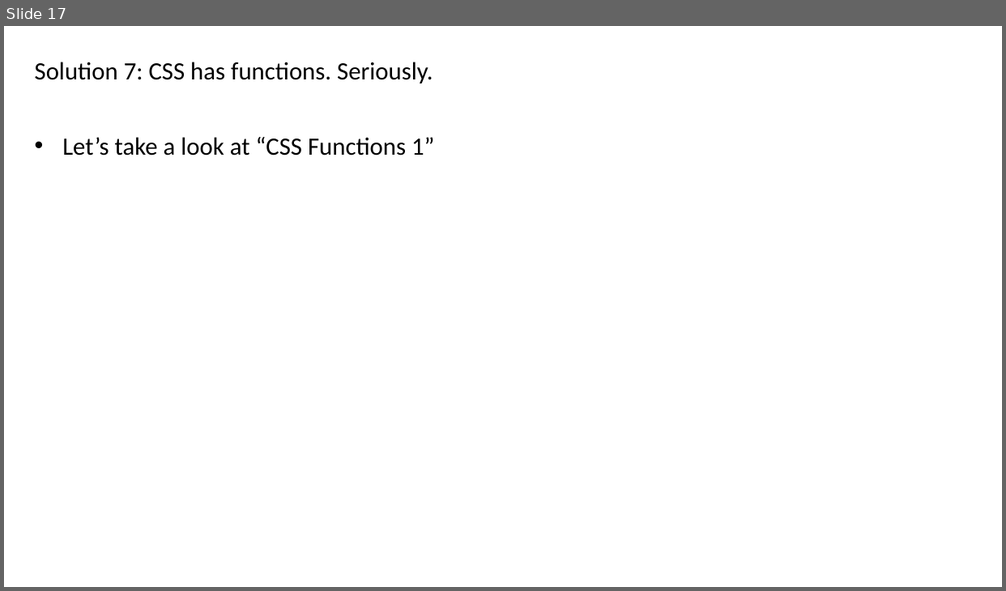
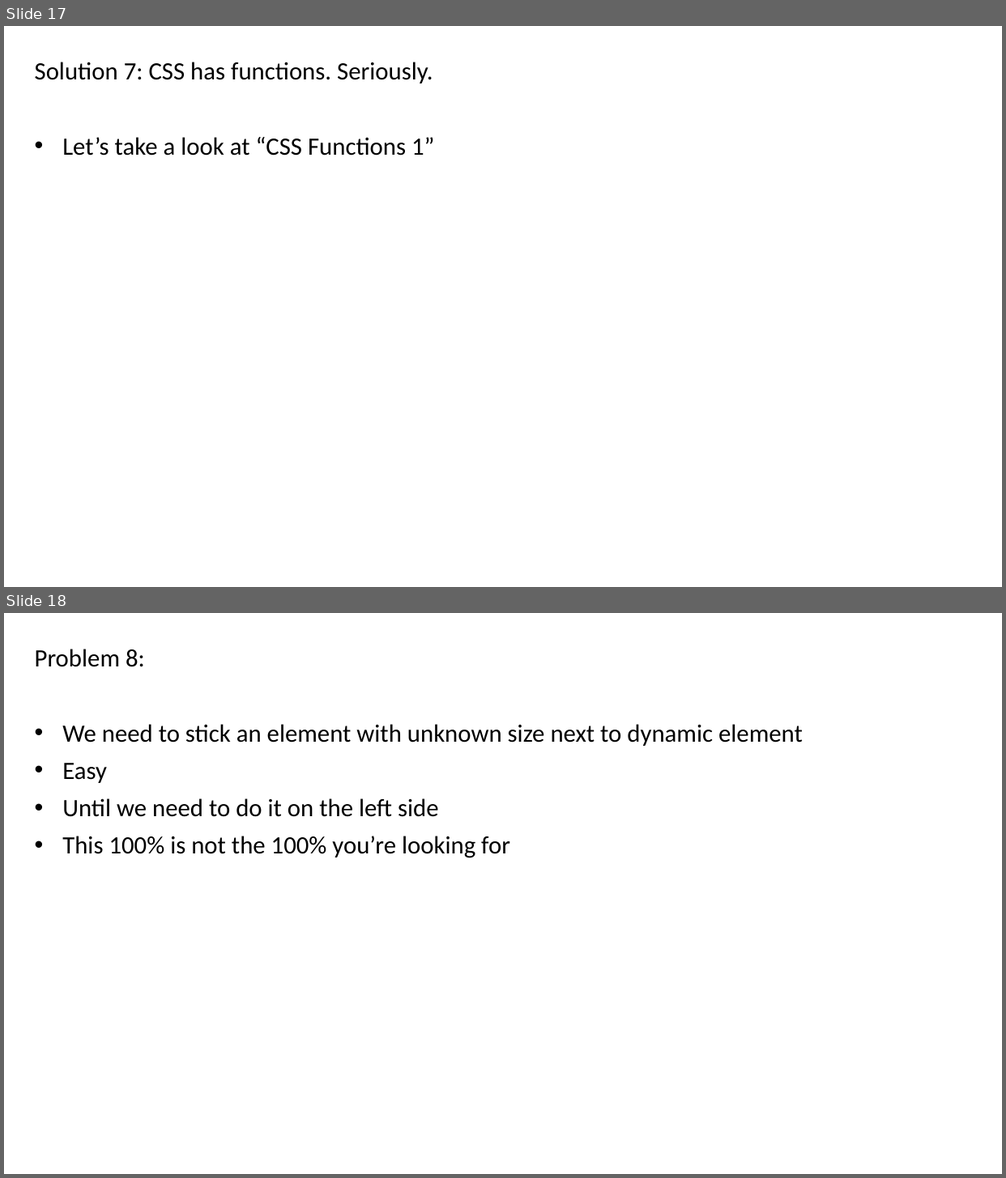
Before and after one commit to danieljanczak/CSS1, a slide deck: CssDemo.pptx. Shown one above the other, each under a label of ours: slide 17 before the commit, slides 17 and 18 after it. The pictures are 1006x591 and 1006x1178 pixels, drawn with LibreOffice and Linux fonts; fonts in the diff are those of the drawing. Boxes give left, top, right and bottom in pixels: in the first picture for what was removed or moved away, otherwise in the second. Text is boxed around its words. In the diff, an @@ line names an element or a change of style, - is before the commit and + after.

```diff
--- a/CssDemo.pptx
+++ b/CssDemo.pptx
@@ slide 18 added at <box>4,613,1002,1174</box>, background #FFFFFF @@
@@ subtitle added at <box>35,649,803,858</box>, 24 pt, text #000000 @@
+Problem 8:
+• We need to stick an element with unknown size next to dynamic element
+• Easy
+• Until we need to do it on the left side
+• This 100% is not the 100% you’re looking for
```
Also in this commit, not shown: 3 other slides added, 10 other files.
